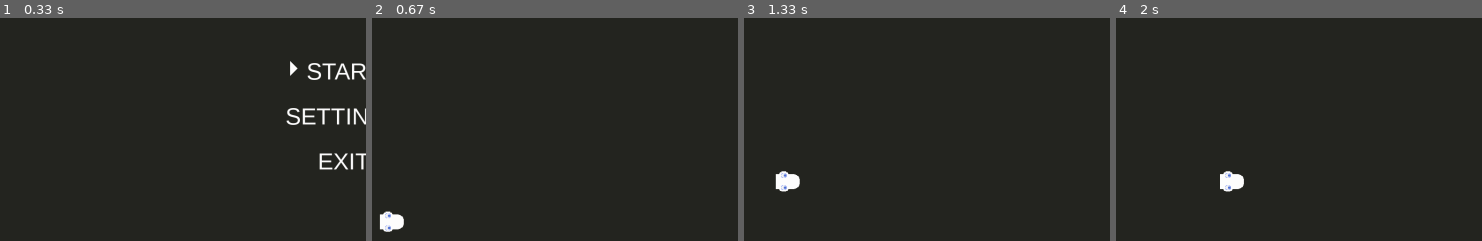
Above: before the commit, frames 1-4 (left to right).
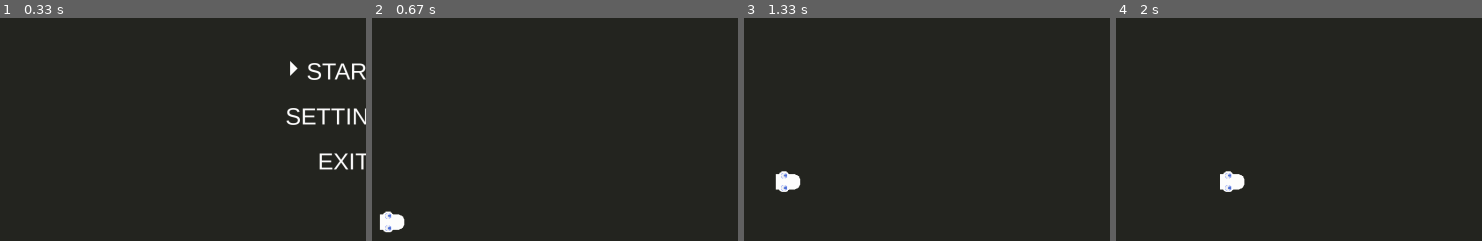
Above: after the commit, the same moments.

Repository: jorenchik/snake-pygame
Game: pygame game, started from index.py
Same seed, same stepped clock (60 frames per second), same inputs: the game is played once before the commit and once after it.
Inputs:
- Up to frame 1 (0.33 s): no input
- Up to frame 2 (0.67 s): tap Enter at 0.33 s
- Up to frame 3 (1.33 s): hold Up 0.67-1.13 s; hold Right from 1.17 s (still down)
- Up to frame 4 (2 s): release Right at 1.63 s
The pictures show only the part of the screen within x 3-53%, y 28-78%; the shares and areas given below are measured in that part.

Frame 1 is identical in both runs. In frame 2, less than 0.1% of the frame differs, in the area x 2-10%, y 86-97%; in frame 3, less than 0.1%; in frame 4, less than 0.1%.

Commit message:
Angle change optimization

Diff:
--- a/game.py
+++ b/game.py
@@ -152,7 +152,7 @@
             if deg == 90 or deg == 270: self.loadPartImage(pilImageToSurface(partColoredImgs['bodyVer'][self.colorKey]))
         return self
     def loadPartImage(self, img):
-        self.sprite = pg.transform.scale(img,(playfield.rectSize))
+        self.sprite = pg.transform.scale(img,(playfield.rectSize[0]*1.02, playfield.rectSize[1]*1.02))
         return self
     def getRelatedSnakeParts(self):
         self.relatedSnakeParts = [x for x in game.snakeParts if x.snakeIndex == self.snakeIndex]
--- a/index.py
+++ b/index.py
@@ -105,7 +105,13 @@
                 if part.type == 'head' and part.changedDirection == True:
                     game.screen.blit(part.sprite, (part.rect.x, part.rect.y))
                     continue
-                part.getAngle().rotateSprite(part.angle)
+                if part.type == 'head':
+                    part.getAngle().rotateSprite(part.angle)
+                else:
+                    prevAngle = part.angle
+                    part.getAngle()
+                    if part.angle != prevAngle: part.rotateSprite(part.angle)
+                    part.getAngle().rotateSprite(part.angle)
                 game.screen.blit(part.sprite, (part.rect.x, part.rect.y))
 
         # Draws elements
@@ -114,7 +120,7 @@
         pg.draw.rect(game.screen, wallColor,game.bottomBorder)
         pg.draw.rect(game.screen, wallColor,game.leftBorder)
         pg.draw.rect(game.screen, wallColor,game.rightBorder)
-        # Draws the rects if visible
+        # Draws the rects if the setting is enabled
         rects = game.playfield.rects
         if drawPlayfieldRects:
             for col in rects:
